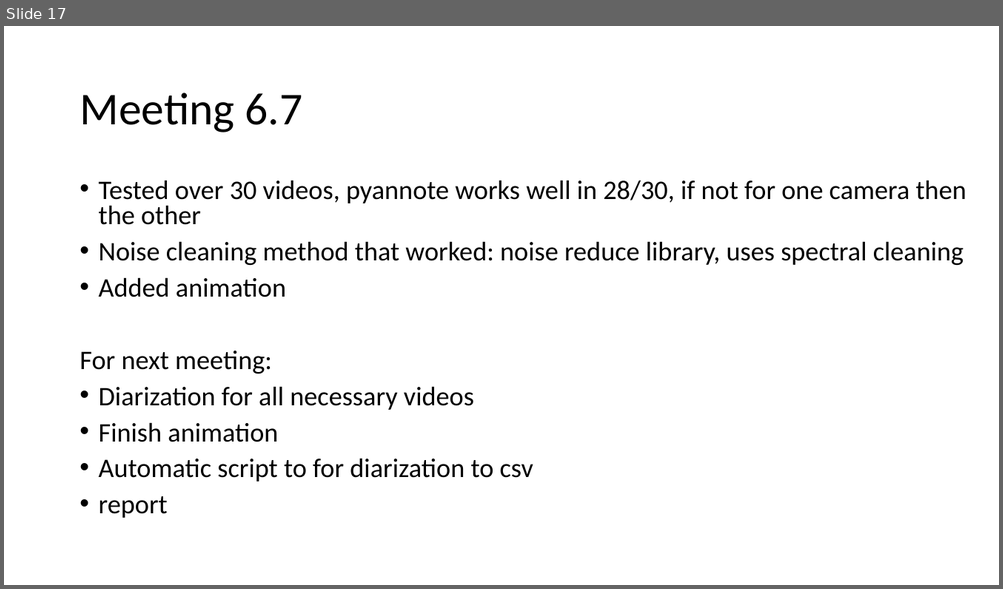
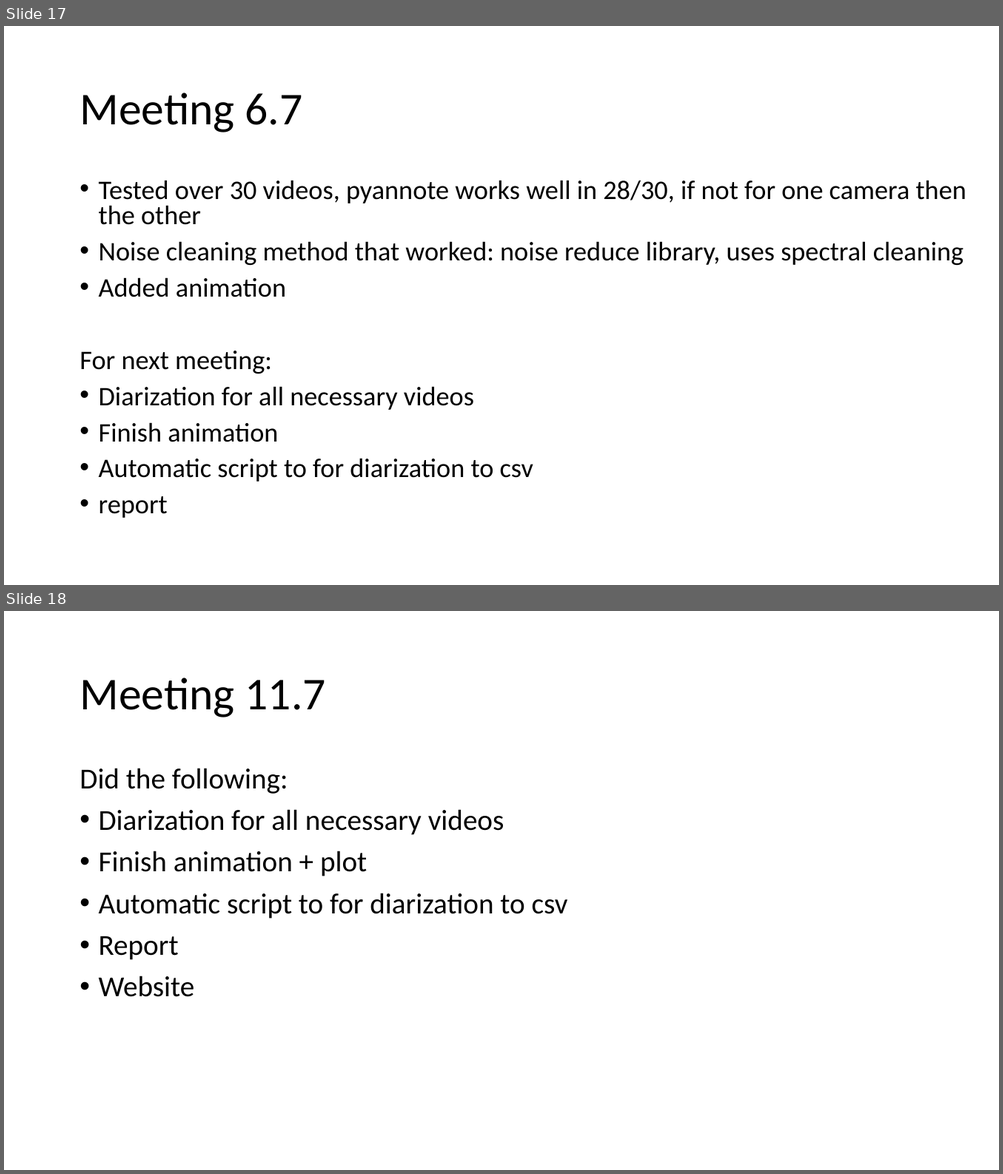
Before and after one commit to n242/HBL, a slide deck: HBL_project_diary.pptx. Shown one above the other, each under a label of ours: slide 17 before the commit, slides 17 and 18 after it. The pictures are 1003x589 and 1003x1174 pixels, drawn with LibreOffice and Linux fonts; fonts in the diff are those of the drawing. Boxes give left, top, right and bottom in pixels: in the first picture for what was removed or moved away, otherwise in the second. Text is boxed around its words. In the diff, an @@ line names an element or a change of style, - is before the commit and + after.

```diff
--- a/HBL_project_diary.pptx
+++ b/HBL_project_diary.pptx
@@ slide 18 added at <box>4,611,999,1170</box>, background #FFFFFF @@
@@ title added at <box>79,678,326,718</box>, 44 pt, text #000000 @@
+Meeting 11.7
@@ text added at <box>79,768,568,997</box>, 28 pt, text #000000 @@
+Did the following:
+• Diarization for all necessary videos
+• Finish animation + plot
+• Automatic script to for diarization to csv
+• Report
+• Website
```
Also in this commit, not shown: 2 other files.
